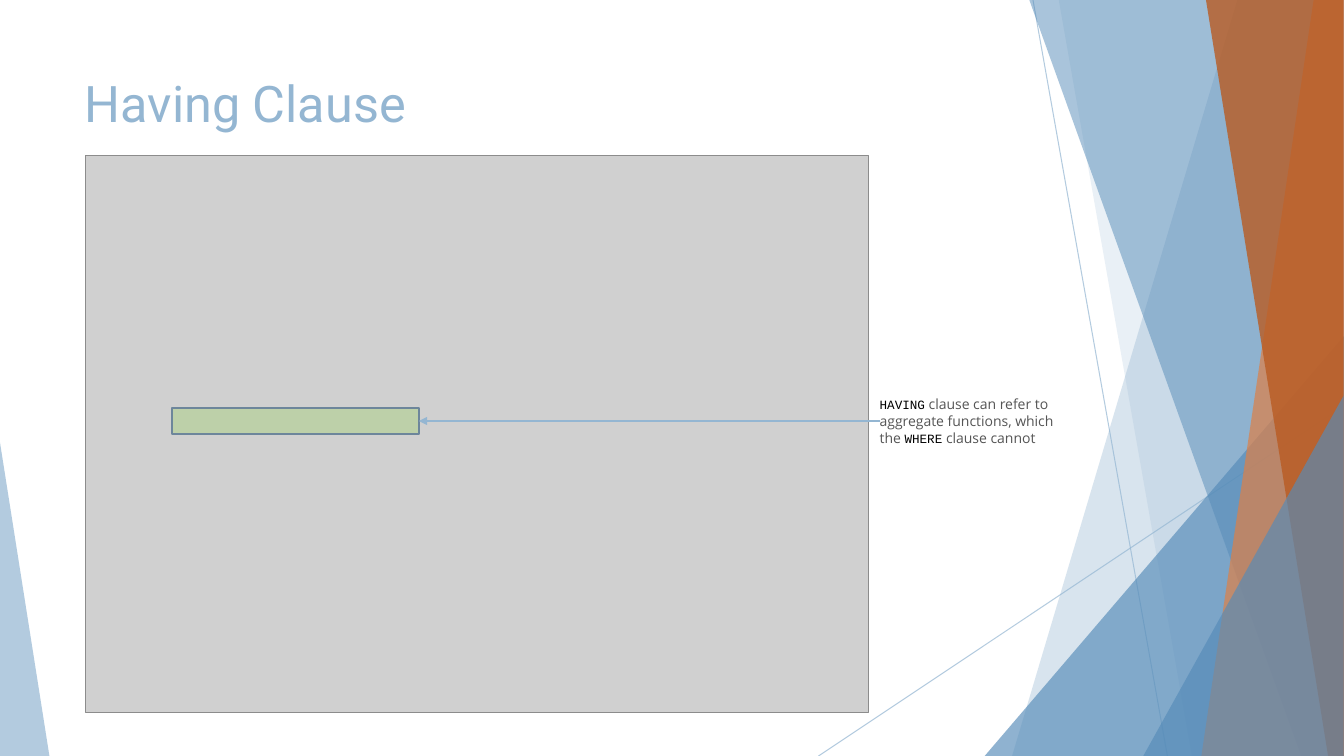
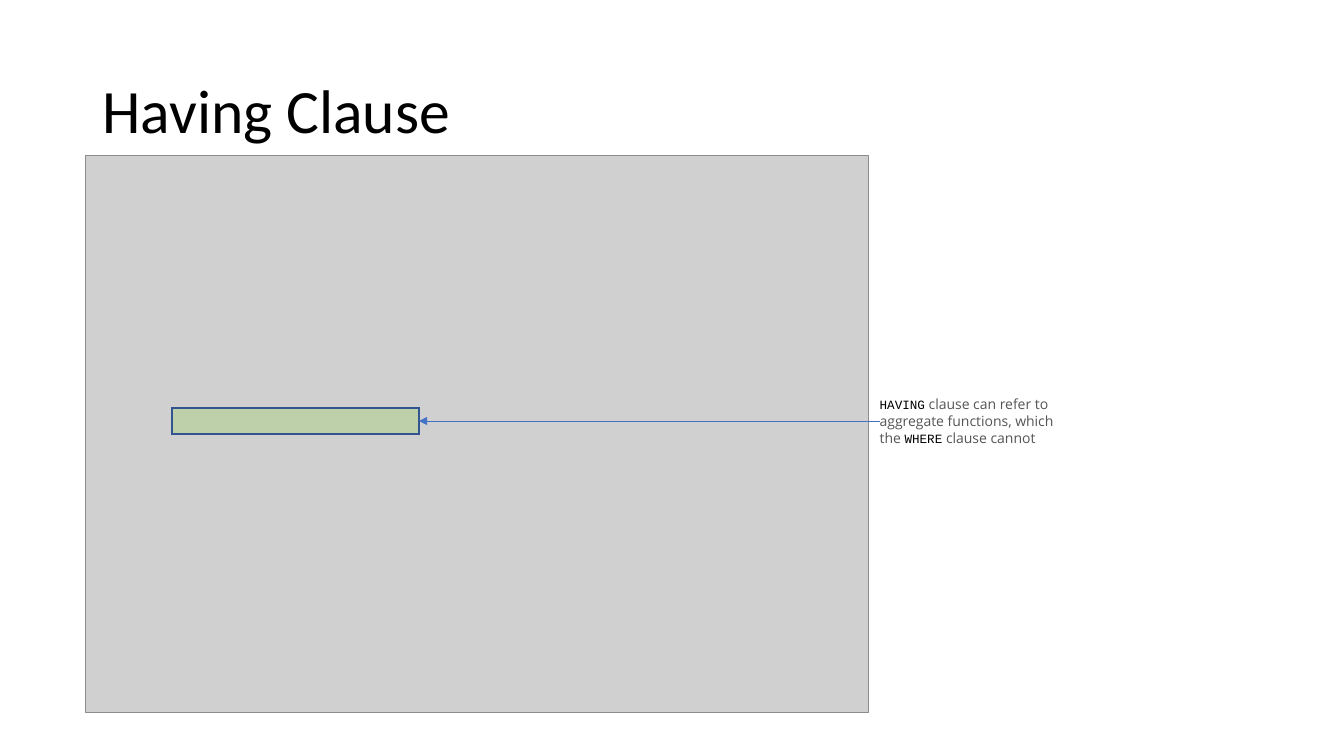
Before and after one commit to nikbearbrown/INFO_6210, a slide deck: slide 146 of Week_1/Intro_SQL.pptx. Drawn at 1344x756 pixels with LibreOffice and Linux fonts; fonts in the diff are those of the drawing; grey boxes stand for pictures. Boxes give left, top, right and bottom in pixels: in the first picture for what was removed or moved away, otherwise in the second. Text is boxed around its words. In the diff, an @@ line names an element or a change of style, - is before the commit and + after.

```diff
--- a/Week_1/Intro_SQL.pptx
+++ b/Week_1/Intro_SQL.pptx
@@ title "Having Clause": place and size @@
-title "Having Clause" at (85, 84, 406, 133)
+title "Having Clause" at (102, 90, 450, 144)
@@ title "Having Clause" at (102, 90, 450, 144): size 36 to 44 pt, font Roboto to Calibri, text colour #94B6D2 to #000000; line spacing 1 to 0.9; vertical alignment top to middle @@
@@ rectangle at (172, 408, 419, 435): outline #6D879B 1.5 pt to #325491 1 pt @@
@@ group removed at (0, 0, 1344, 756): 5 freeform shapes, 3 triangles, 2 lines @@
@@ arrow (880, 421) - (419, 421): stroke #94B6D2 1 pt to #4472C4 0.5 pt @@
```
Also in this commit, not shown: 165 other slides changed, 3 other files.
